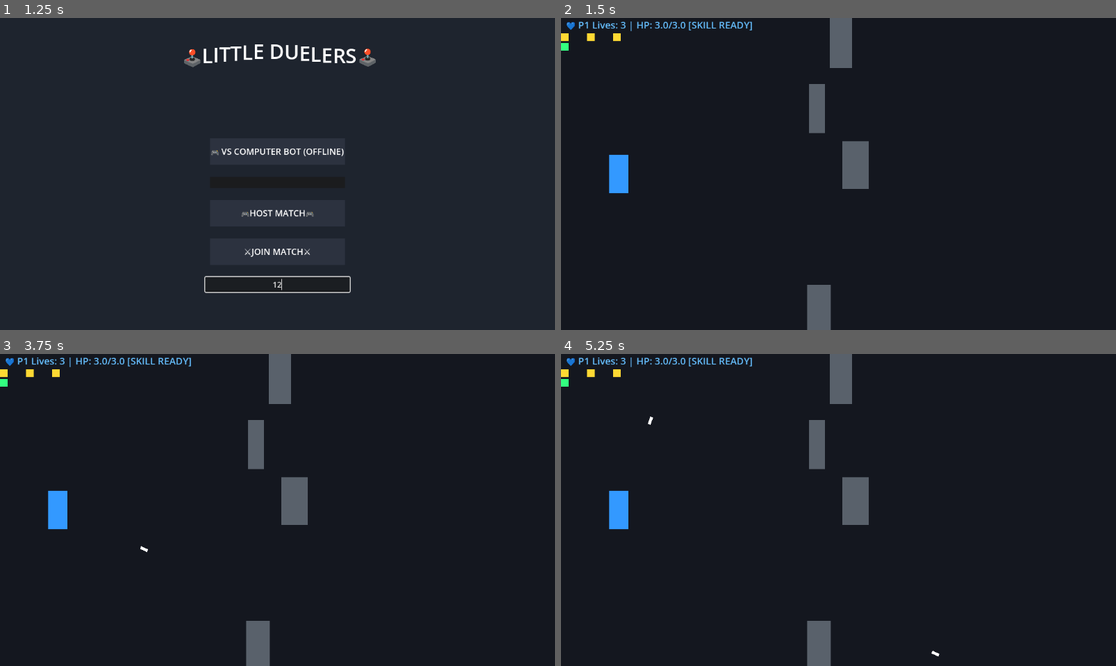
Above: before the commit, frames 1-4 (two rows, left to right).
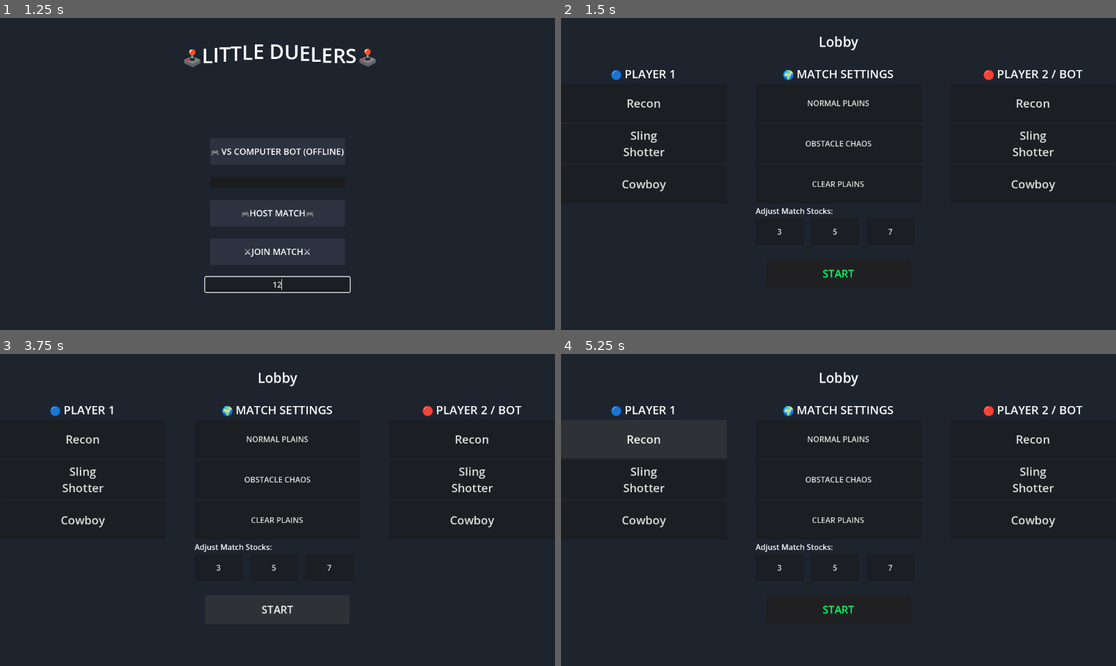
Above: after the commit, the same moments.

Repository: 548778-stack/Little-Duelers
Game: Godot game, scene res://MainMenu.tscn
Two runs of this game, one before a commit and one after it. Both use one fixed random seed, a clock stepped at 60 frames per second and the inputs below.
Inputs (mouse positions are in pixels of both pictures, inside the frame that each line leads up to):
- Up to frame 1 (1.25 s): click (277, 283) at 0.52 s; type "12" at 0.6 s
- Up to frame 2 (1.5 s): click "🎮 VS COMPUTER BOT (OFFLINE)" at 1.25 s
- Up to frame 3 (3.75 s): click (277, 438) at 2 s, where only the run after the commit has a clickable "NORMAL PLAINS"; click (277, 438) at 2.75 s, where only the run after the commit has a clickable "NORMAL PLAINS"; click (277, 609) at 3.5 s, where only the run after the commit has a clickable "START"
- Up to frame 4 (5.25 s): click (838, 609) at 4.25 s, where only the run after the commit has a clickable "START"; click (644, 438) at 5 s, where only the run after the commit has a clickable "Recon"

Frame 1 is identical in both runs. In frame 2, 5.4% of the frame differs, in the area x 0-94%, y 0-100%; in frame 3, 7.6%; in frame 4, 9.0%.

Commit message:
fix 2.3 added lobby.gd

Diff:
--- /dev/null
+++ b/Lobby.gd
@@ -0,0 +1,31 @@
+extends Control
+
+@onready var start_match_button = $StartMatchButton as Button
+
+func _ready() -> void:
+	# Check if we are online or playing solo offline vs the computer bot
+	if multiplayer.multiplayer_peer != null:
+		# INSTRUCTION FIXED: Only the host machine has permission to see or click the Start Match button!
+		if not multiplayer.is_server():
+			if start_match_button:
+				start_match_button.text = "WAITING FOR HOST..."
+				start_match_button.disabled = true
+		else:
+			if start_match_button:
+				start_match_button.pressed.connect(_on_start_match_pressed)
+	else:
+		# Offline mode fallback connection
+		if start_match_button:
+			start_match_button.pressed.connect(_on_start_match_pressed)
+
+func _on_start_match_pressed() -> void:
+	if multiplayer.multiplayer_peer == null or multiplayer.is_server():
+		print("📡 Host clicked START MATCH inside Lobby. Distributing launch payload across LAN wire...")
+		# Trigger the multi-client network scene switch to load CombatArena.tscn simultaneously!
+		rpc("launch_combat_arena", "res://CombatArena.tscn")
+
+# --- INSTRUCTION FIXED: THE MULTI-CLIENT MATCH START RPC ---
+@rpc("any_peer", "call_local", "reliable")
+func launch_combat_arena(scene_path: String) -> void:
+	print("⚔️ Entering active combat canvas zone! Swapping file to: ", scene_path)
+	get_tree().change_scene_to_file(scene_path)
--- a/Lobby.tscn
+++ b/Lobby.tscn
@@ -1,4 +1,6 @@
 [gd_scene format=3 uid="uid://dyymbwxkbfydn"]
+
+[ext_resource type="Script" uid="uid://cx1gcqwha6lo3" path="res://Lobby.gd" id="1_gv8if"]
 
 [sub_resource type="StyleBoxFlat" id="StyleBoxFlat_vho1f"]
 bg_color = Color(0.12591079, 0.12591085, 0.12591082, 0.8745098)
@@ -14,6 +16,7 @@
 anchor_bottom = 1.0
 grow_horizontal = 2
 grow_vertical = 2
+script = ExtResource("1_gv8if")
 
 [node name="ColorRect" type="ColorRect" parent="." unique_id=860333423]
 layout_mode = 1
--- a/MainMenu.gd
+++ b/MainMenu.gd
@@ -1,6 +1,5 @@
 extends Control
 
-# FIXED: Added the port constant at the top so your print statements can read it!
 const DEFAULT_PORT = 5000
 
 @onready var ip_input = $IPInput as LineEdit
@@ -15,11 +14,11 @@
 	multiplayer.multiplayer_peer = peer
 	print("📡 Host Room opened on port ", DEFAULT_PORT, ". Waiting for guest connection...")
 
-	# Automatically connect a listener to launch the scene swap RPC once the guest hooks in
+	# INSTRUCTION FIXED: Wait for guest, then trigger a synchronized transition to LOBBY.TSCN instead of arena!
 	multiplayer.peer_connected.connect(func(id):
 		print("✅ Guest connected! Peer ID: ", id)
-		# Host triggers the global synchronized scene switch!
-		rpc("change_scene", "res://CombatArena.tscn")
+		# Host triggers the global synchronized staging room switch!
+		rpc("change_scene", "res://Lobby.tscn")
 	)
 
 func _on_join_button_pressed() -> void:
@@ -28,7 +27,6 @@
 		target_ip = "127.0.0.1"
 
 	var peer = ENetMultiplayerPeer.new()
-	# FIXED: Changed DEFAULT_PORT to read the variable cleanly
 	var error = peer.create_client(target_ip, DEFAULT_PORT)
 	if error != OK:
 		print("❌ Client failed to route pathway connection to: ", target_ip)
@@ -37,13 +35,13 @@
 	print("🔌 Connecting to Host IP: ", target_ip, "...")
 
 func _on_offline_button_pressed() -> void:
-	# Offline vs AI Bot shortcut bypasses networking completely
-	get_tree().change_scene_to_file("res://CombatArena.tscn")
+	# Offline mode bypasses networking and travels straight to the Lobby dashboard selection area
+	get_tree().change_scene_to_file("res://Lobby.tscn")
 
-# --- REQUIRED INSTRUCTION FIXED: THE GLOBAL SYNCHRONIZED SCENE SWITCH RPC ---
+# --- INSTRUCTION FIXED: SYNCHRONIZE LOBBY ENTRY RPC ---
 @rpc("any_peer", "call_local", "reliable")
 func change_scene(scene_path: String) -> void:
-	print("🚀 Handshake complete! Transitioning both clients to scene: ", scene_path)
+	print("🚀 Handshake complete! Transitioning both clients to staging scene: ", scene_path)
 	get_tree().change_scene_to_file(scene_path)
 
 func get_my_local_ip() -> String:
Not shown, added: Lobby.gd.uid
